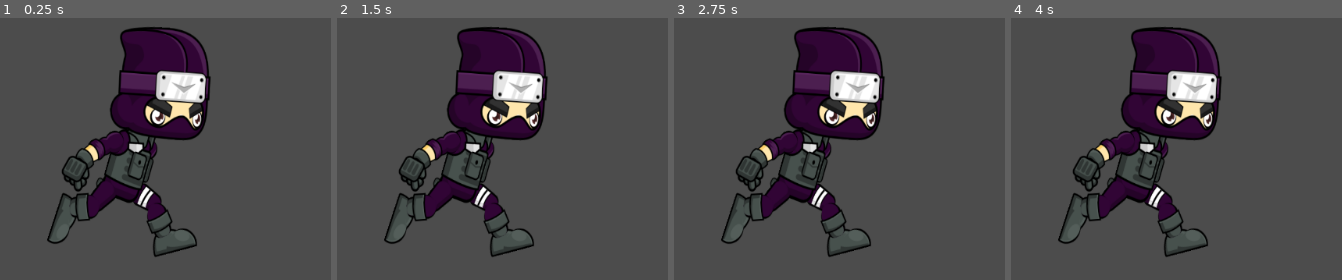
Above: before the commit, frames 1-4 (left to right).
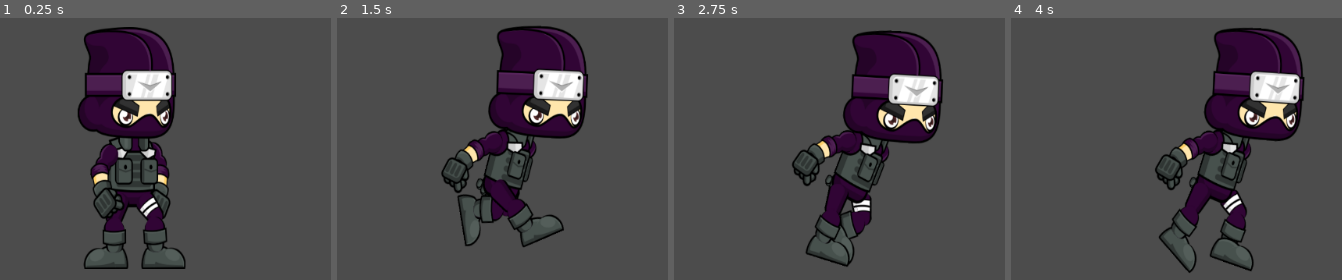
Above: after the commit, the same moments.

Repository: ahmet9cengiz/DarkLight
Game: Godot game, scene res://Scene1.tscn
Same seed, same stepped clock (60 frames per second), same inputs: the game is played once before the commit and once after it.
Inputs:
- Up to frame 1 (0.25 s): no input
- Up to frame 2 (1.5 s): tap Enter at 0.5 s; hold Right 0.53-1.28 s; hold Left from 1.28 s (still down)
- Up to frame 3 (2.75 s): release Left at 2.03 s; hold Right from 2.03 s (still down)
- Up to frame 4 (4 s): release Right at 3.53 s; hold Left from 3.53 s (still down)

The runs differ from the first frame. In frame 1, 21% of the frame differs, in the area x 14-64%, y 3-96%; in frame 2, 23%; in frame 3, 27%; in frame 4, 32%, in the area x 14-89%, y 3-98%.
Error before the commit: Parse Error: The method "Timer" isn't declared in the current class. (res://AnimatedSprite.gd:6)

Commit message:
basic sprite animation

Diff:
--- a/DarkLightGame/AnimatedSprite.gd
+++ b/DarkLightGame/AnimatedSprite.gd
@@ -2,13 +2,30 @@
 
 var timer
 
+#add a timer as a child
+#wait_time can be changed to make animation look better
 func _ready():
-	timer = Timer()
+	timer = Timer.new()
+	add_child(timer)
+	timer.wait_time = 0.11
+	timer.start()
 
-	pass
-
+#manipulate the animation style
 func _process(delta):
 	if Input.is_key_pressed(KEY_LEFT):
+		self.animation = "run"
+		timer.connect("timeout", self, "animateMe")
 		self.position.x -= 100 * delta
 	elif Input.is_key_pressed(KEY_RIGHT):
+		self.animation = "run"
+		timer.connect("timeout", self, "animateMe")
 		self.position.x += 100 * delta
+	else:
+		self.animation = "idle"
+
+#loop through the frames
+func animateMe():
+	if self.frame < 9 :
+		self.frame += 1
+	elif self.frame == 9:
+		self.frame = 0
--- a/DarkLightGame/Scene1.tscn
+++ b/DarkLightGame/Scene1.tscn
@@ -1,20 +1,35 @@
-[gd_scene load_steps=13 format=2]
+[gd_scene load_steps=23 format=2]
 
-[ext_resource path="res://ninjaBoy/Run__000.png" type="Texture" id=1]
-[ext_resource path="res://ninjaBoy/Run__001.png" type="Texture" id=2]
-[ext_resource path="res://ninjaBoy/Run__002.png" type="Texture" id=3]
-[ext_resource path="res://ninjaBoy/Run__003.png" type="Texture" id=4]
-[ext_resource path="res://ninjaBoy/Run__004.png" type="Texture" id=5]
-[ext_resource path="res://ninjaBoy/Run__005.png" type="Texture" id=6]
-[ext_resource path="res://ninjaBoy/Run__006.png" type="Texture" id=7]
-[ext_resource path="res://ninjaBoy/Run__007.png" type="Texture" id=8]
-[ext_resource path="res://ninjaBoy/Run__008.png" type="Texture" id=9]
-[ext_resource path="res://ninjaBoy/Run__009.png" type="Texture" id=10]
-[ext_resource path="res://AnimatedSprite.gd" type="Script" id=11]
+[ext_resource path="res://ninjaBoy/Idle__000.png" type="Texture" id=1]
+[ext_resource path="res://ninjaBoy/Idle__001.png" type="Texture" id=2]
+[ext_resource path="res://ninjaBoy/Idle__002.png" type="Texture" id=3]
+[ext_resource path="res://ninjaBoy/Idle__003.png" type="Texture" id=4]
+[ext_resource path="res://ninjaBoy/Idle__004.png" type="Texture" id=5]
+[ext_resource path="res://ninjaBoy/Idle__005.png" type="Texture" id=6]
+[ext_resource path="res://ninjaBoy/Idle__006.png" type="Texture" id=7]
+[ext_resource path="res://ninjaBoy/Idle__007.png" type="Texture" id=8]
+[ext_resource path="res://ninjaBoy/Idle__008.png" type="Texture" id=9]
+[ext_resource path="res://ninjaBoy/Idle__009.png" type="Texture" id=10]
+[ext_resource path="res://ninjaBoy/Run__000.png" type="Texture" id=11]
+[ext_resource path="res://ninjaBoy/Run__001.png" type="Texture" id=12]
+[ext_resource path="res://ninjaBoy/Run__002.png" type="Texture" id=13]
+[ext_resource path="res://ninjaBoy/Run__003.png" type="Texture" id=14]
+[ext_resource path="res://ninjaBoy/Run__004.png" type="Texture" id=15]
+[ext_resource path="res://ninjaBoy/Run__005.png" type="Texture" id=16]
+[ext_resource path="res://ninjaBoy/Run__006.png" type="Texture" id=17]
+[ext_resource path="res://ninjaBoy/Run__007.png" type="Texture" id=18]
+[ext_resource path="res://ninjaBoy/Run__008.png" type="Texture" id=19]
+[ext_resource path="res://ninjaBoy/Run__009.png" type="Texture" id=20]
+[ext_resource path="res://AnimatedSprite.gd" type="Script" id=21]
 
 [sub_resource type="SpriteFrames" id=1]
 animations = [ {
 "frames": [ ExtResource( 1 ), ExtResource( 2 ), ExtResource( 3 ), ExtResource( 4 ), ExtResource( 5 ), ExtResource( 6 ), ExtResource( 7 ), ExtResource( 8 ), ExtResource( 9 ), ExtResource( 10 ) ],
+"loop": true,
+"name": "idle",
+"speed": 5.0
+}, {
+"frames": [ ExtResource( 11 ), ExtResource( 12 ), ExtResource( 13 ), ExtResource( 14 ), ExtResource( 15 ), ExtResource( 16 ), ExtResource( 17 ), ExtResource( 18 ), ExtResource( 19 ), ExtResource( 20 ) ],
 "loop": true,
 "name": "run",
 "speed": 5.0
@@ -29,5 +44,4 @@
 scale = Vector2( 0.598152, 0.704896 )
 frames = SubResource( 1 )
 animation = "run"
-frame = 3
-script = ExtResource( 11 )
+script = ExtResource( 21 )
